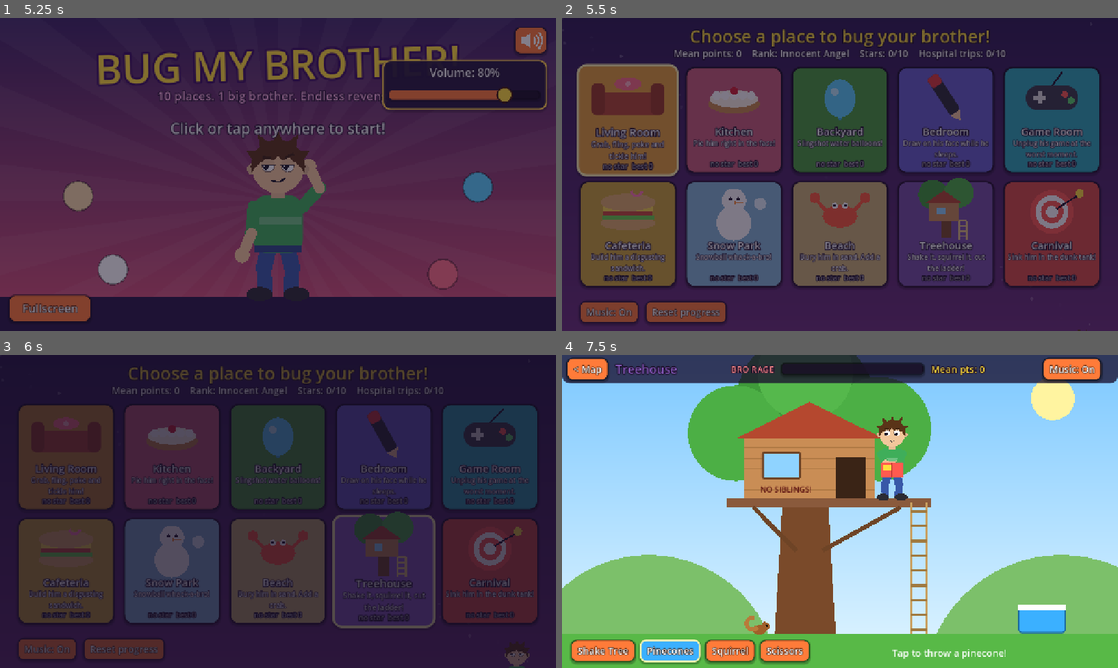
Above: before the commit, frames 1-4 (two rows, left to right).
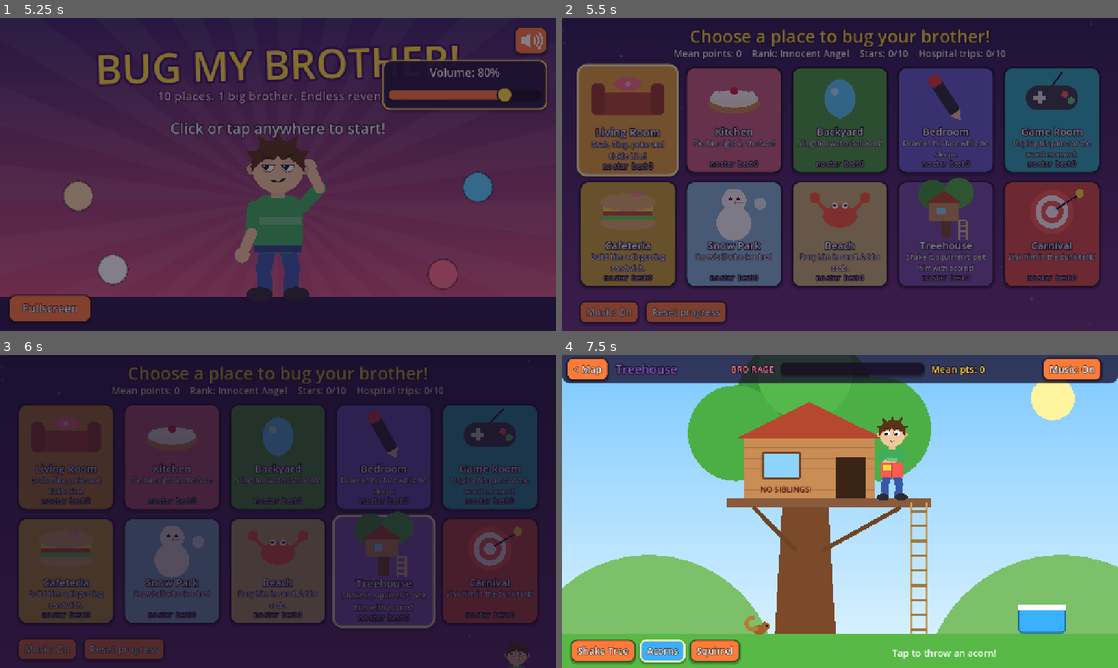
Above: after the commit, the same moments.

Repository: Username846/mean
Game: Godot game, scene res://main.tscn
Same seed, same stepped clock (60 frames per second), same inputs: the game is played once before the commit and once after it.
Inputs (mouse positions are in pixels of both pictures, inside the frame that each line leads up to):
- Up to frame 1 (5.25 s): click (528, 39) at 0.52 s; click (528, 39) at 1.27 s; click (528, 39) at 2.02 s; tap Enter every 0.75 s from 2.75 to 5 s; move the mouse to (400, 158) at 2.77 s; click (400, 158) at 2.92 s; drag from (166, 190) to (250, 237) at 3.52 s; move the mouse to (333, 105) at 4.27 s; click (333, 105) at 4.42 s; drag from (250, 237) to (111, 127) at 5.02 s
- Up to frame 2 (5.5 s): no input
- Up to frame 3 (6 s): click "Treehouse" at 5.75 s
- Up to frame 4 (7.5 s): click "Shake Tree" at 6.5 s; click (667, 652) at 7.25 s, where only the run before the commit has a clickable "Pinecones"

Frame 1 is identical in both runs. In frame 2, 0.3% of the frame differs, in the area x 62-77%, y 75-82%; in frame 3, 0.1%; in frame 4, 1.7%, in the area x 15-80%, y 90-99%.

Commit message:
Treehouse: acorns knock him off the ladder; drop scissors and tire hints
- Remove the glowing rings that hinted at tapping the ambulance tires
  (the blowout still works, it's just a secret now).
- Treehouse: remove the Scissors tool, the cut/stranded ladder states,
  and their voice line and sound. Pinecones become acorns, and an acorn
  that hits him while he's climbing up or down the ladder knocks him off
  (the broken-arm hospital trip).

Co-Authored-By: Claude Opus 5.5 <noreply@anthropic.com>
Claude-Session: https://claude.ai/code/session_01FTyWHXdj5fcVCXEKq7CAHk

Diff:
--- a/scripts/game.gd
+++ b/scripts/game.gd
@@ -14,7 +14,7 @@
 	{"id": "cafeteria", "name": "Cafeteria", "desc": "Build him a disgusting sandwich.", "col": Color("#f2c443")},
 	{"id": "snow_park", "name": "Snow Park", "desc": "Snowball whack-a-bro!", "col": Color("#9fd8ff")},
 	{"id": "beach", "name": "Beach", "desc": "Bury him in sand. Add a crab.", "col": Color("#f4d58a")},
-	{"id": "treehouse", "name": "Treehouse", "desc": "Shake it, squirrel it, cut the ladder!", "col": Color("#8a5cc2")},
+	{"id": "treehouse", "name": "Treehouse", "desc": "Shake it, squirrel it, pelt him with acorns!", "col": Color("#8a5cc2")},
 	{"id": "carnival", "name": "Carnival", "desc": "Sink him in the dunk tank!", "col": Color("#ff5a4f")},
 ]
 
--- a/scripts/hospital.gd
+++ b/scripts/hospital.gd
@@ -471,8 +471,6 @@
 		else:
 			draw_circle(a + w, 30, Color("#222"))
 			draw_circle(a + w, 12, Color("#bbb"))
-			if not crashed and phase == "street":
-				draw_arc(a + w, 38 + sin(t * 6) * 3, 0, TAU, 24, Color(1, 0.9, 0.3, 0.35), 3)
 	if crashed and absf(amb_rot) > 1.0:
 		for k in 3:
 			draw_line(a + Vector2(-150 + k * 110, -150), a + Vector2(-110 + k * 110, -90), Color("#555"), 3)
--- a/scripts/lines.gd
+++ b/scripts/lines.gd
@@ -58,7 +58,6 @@
 	"relax": ["bro", "Ahh... finally some peace and quiet."],
 	"splashed": ["bro", "Ack! SALTY!"],
 	"treehouse": ["bro", "This is MY treehouse! No little siblings allowed!"],
-	"stranded": ["bro", "HEY! How am I supposed to get down now?!"],
 	"squirrel": ["bro", "AAAH! SQUIRREL! Get it OFF me!"],
 	"snack": ["bro", "Snack time!"],
 	"comics": ["bro", "Hey! My COMICS!"],
--- a/scripts/scenes/treehouse.gd
+++ b/scripts/scenes/treehouse.gd
@@ -1,7 +1,7 @@
 extends "res://scripts/minigame.gd"
 ## Treehouse: Bro reads comics up in his treehouse and climbs down the rope
-## ladder for snacks. Shake the tree, pelt him with pinecones, send a squirrel
-## up after him, or cut the ladder (stranding him... or worse, mid-climb).
+## ladder for snacks. Shake the tree, pelt him with acorns, or send a squirrel
+## up after him. An acorn while he's on the ladder knocks him off it.
 
 const GROUND := 640.0
 const PLAT_Y := 330.0
@@ -10,17 +10,15 @@
 const COOLER_X := 1060.0
 const SQ_HOME := Vector2(455, 632)
 const SC := 0.62
-const TOOLS := [["tree_shake", "Shake Tree"], ["pinecone", "Pinecones"], ["squirrel", "Squirrel"], ["scissors", "Scissors"]]
+const TOOLS := [["tree_shake", "Shake Tree"], ["acorn", "Acorns"], ["squirrel", "Squirrel"]]
 
 var tool := "tree_shake"
 var tool_buttons := {}
-var state := "read"   # read, down, walk_out, snack, walk_back, up, stuck_top, stuck_ground, fall
+var state := "read"   # read, down, walk_out, snack, walk_back, up, fall
 var state_t := 8.0
 var tree_shake := 0.0
 var shake_cd := 0.0
-var ladder_ok := true
-var ladder_drop := 0.0
-var cones: Array = []
+var acorns: Array = []
 var sq := {"p": SQ_HOME, "mode": "idle", "t": 0.0}
 var sq_cd := 0.0
 var mouse := Vector2.ZERO
@@ -84,21 +82,18 @@
 		"tree_shake":
 			if Rect2(380, 60, 480, 590).has_point(e.position):
 				_shake_tree()
-		"pinecone":
-			cones.append({"from": Vector2(640 + randf_range(-40, 40), 760), "to": e.position, "t": 0.0})
+		"acorn":
+			acorns.append({"from": Vector2(640 + randf_range(-40, 40), 760), "to": e.position, "t": 0.0})
 			Game.sfx("throw", 0.2)
 		"squirrel":
 			_send_squirrel()
-		"scissors":
-			if ladder_ok and absf(e.position.x - LADDER_X) < 40 and e.position.y > PLAT_Y and e.position.y < GROUND:
-				_cut_ladder()
 
 
 func _shake_tree() -> void:
 	tree_shake = minf(1.5, tree_shake + 0.4)
 	Game.sfx("rustle", 0.2)
 	burst(Vector2(randf_range(420, 720), randf_range(80, 200)), 8, [Color("#3f9a3a"), Color("#6cc05a")], 200, 6, 300, 1.4)
-	if tree_shake > 0.9 and shake_cd <= 0 and state in ["read", "down", "up", "stuck_top"]:
+	if tree_shake > 0.9 and shake_cd <= 0 and state in ["read", "down", "up"]:
 		shake_cd = 1.2
 		bro.set_mood("scared", 1.2)
 		bro.flail(0.8)
@@ -119,28 +114,7 @@
 	Game.sfx("chitter", 0.1)
 
 
-func _cut_ladder() -> void:
-	Game.sfx("snip", 0.0)
-	ladder_ok = false
-	ladder_drop = 0.0
-	create_tween().tween_property(self, "ladder_drop", 1.0, 0.5).set_trans(Tween.TRANS_QUAD).set_ease(Tween.EASE_IN)
-	if _on_ladder():
-		_fall()
-	elif state == "read":
-		state = "stuck_top"
-		state_t = 7.0
-		bro.set_mood("angry")
-		bro.say("stranded")
-		add_rage(9.0, Vector2(LADDER_X, PLAT_Y - 40), "STRANDED!")
-	else:
-		state = "stuck_ground"
-		state_t = 6.0
-		bro.set_mood("angry")
-		bro.say(["ohcomeon", "stranded"].pick_random())
-		add_rage(5.0, Vector2(LADDER_X, GROUND - 120), "LOCKED OUT!")
-
-
-## Ladder cut while he's on it: he falls and breaks his arm.
+## Hit by an acorn while on the ladder: he falls off and breaks his arm.
 func _fall() -> void:
 	state = "fall"
 	bro.set_mood("scared")
@@ -158,12 +132,6 @@
 		burst(Vector2(bro.position.x, GROUND - 10), 20, [Color("#8a6a3a"), Color("#6cc05a")], 250, 6, 800, 0.8))
 
 
-func _new_ladder() -> void:
-	ladder_ok = true
-	ladder_drop = 0.0
-	Game.sfx("rustle", 0.0)
-
-
 # ------------------------------------------------------------------ update
 
 func tick(dt: float) -> void:
@@ -171,7 +139,7 @@
 	shake_cd -= dt
 	sq_cd -= dt
 	var sx := sin(time * 40) * tree_shake * 10.0
-	_update_cones(dt)
+	_update_acorns(dt)
 	_update_squirrel(dt)
 	if state == "fall":
 		return
@@ -180,7 +148,7 @@
 	match state:
 		"read":
 			bro.position = Vector2(READ_X + sx, PLAT_Y)
-			if state_t <= 0 and ladder_ok:
+			if state_t <= 0:
 				state = "down"
 				bro.position.x = LADDER_X
 		"down":
@@ -199,7 +167,7 @@
 				state = "walk_back"
 		"walk_back":
 			bro.position.x = move_toward(bro.position.x, LADDER_X, 140 * dt)
-			if bro.position.x <= LADDER_X and ladder_ok:
+			if bro.position.x <= LADDER_X:
 				state = "up"
 		"up":
 			bro.position.x = LADDER_X + sx * 0.6
@@ -208,32 +176,27 @@
 				state = "read"
 				state_t = randf_range(8.0, 12.0)
 				bro.set_mood("normal")
-		"stuck_top":
-			bro.position = Vector2(READ_X + sx, PLAT_Y)
-			if state_t <= 0:
-				_new_ladder()
-				state = "read"
-				state_t = randf_range(6.0, 9.0)
-				bro.set_mood("smug", 2.0)
-		"stuck_ground":
-			if state_t <= 0:
-				_new_ladder()
-				state = "walk_back"
-	var reading := state in ["read", "stuck_top"]
+	var reading := state == "read"
 	bro.arm_l = -0.5 if reading else (2.6 if state in ["down", "up"] else 0.25)
 	bro.arm_r = bro.arm_l
 	bro.elbow_l = -1.2 if reading else 0.3
 	bro.elbow_r = bro.elbow_l
 
 
-func _update_cones(dt: float) -> void:
-	for c in cones.duplicate():
+func _update_acorns(dt: float) -> void:
+	for c in acorns.duplicate():
 		c.t += dt / 0.38
 		if c.t < 1.0:
 			continue
-		cones.erase(c)
+		acorns.erase(c)
+		if injured:
+			continue
 		var hp := bro.head_pos()
-		if c.to.distance_to(hp) < 48 * SC + 18 and not injured:
+		var on_body := Rect2(-50, -200, 100, 200).has_point(bro.to_local(c.to))
+		if _on_ladder() and (c.to.distance_to(hp) < 48 * SC + 18 or on_body):
+			Game.sfx("bonk", 0.1)
+			_fall()
+		elif c.to.distance_to(hp) < 48 * SC + 18:
 			Game.sfx("bonk", 0.1)
 			bro.set_mood("hurt", 0.8)
 			bro.shake(0.3)
@@ -307,24 +270,20 @@
 	draw_string(ThemeDB.fallback_font, Vector2(456, 316), "NO SIBLINGS!", HORIZONTAL_ALIGNMENT_LEFT, -1, 18, Color("#5a1010"))
 	draw_set_transform(Vector2.ZERO, 0, Vector2.ONE)
 	# rope ladder
-	if ladder_ok or ladder_drop < 1.0:
-		var top := PLAT_Y + 10 + (ladder_drop * 330.0 if not ladder_ok else 0.0)
-		var bot := minf(GROUND, top + 300)
-		if top < GROUND:
-			var lx := LADDER_X + sx * 0.6
-			draw_line(Vector2(lx - 18, top), Vector2(lx - 18, bot), Color("#c9a060"), 4)
-			draw_line(Vector2(lx + 18, top), Vector2(lx + 18, bot), Color("#c9a060"), 4)
-			var y := top + 20
-			while y < bot:
-				draw_line(Vector2(lx - 18, y), Vector2(lx + 18, y), Color("#a07a40"), 6)
-				y += 34
-	if not ladder_ok and ladder_drop >= 1.0:
-		draw_line(Vector2(LADDER_X - 30, GROUND - 4), Vector2(LADDER_X + 80, GROUND - 10), Color("#c9a060"), 6)
+	var top := PLAT_Y + 10
+	var bot := minf(GROUND, top + 300)
+	var lx := LADDER_X + sx * 0.6
+	draw_line(Vector2(lx - 18, top), Vector2(lx - 18, bot), Color("#c9a060"), 4)
+	draw_line(Vector2(lx + 18, top), Vector2(lx + 18, bot), Color("#c9a060"), 4)
+	var y := top + 20
+	while y < bot:
+		draw_line(Vector2(lx - 18, y), Vector2(lx + 18, y), Color("#a07a40"), 6)
+		y += 34
 
 
 func _foreground(ci: CanvasItem) -> void:
 	# comic book in his hands
-	if state in ["read", "stuck_top"] and not injured:
+	if state == "read" and not injured:
 		var c := bro.position + Vector2(0, -105 * SC)
 		FX.rounded_rect(ci, Rect2(c + Vector2(-26, -18), Vector2(52, 34)), Color("#ff5a4f"), 3)
 		ci.draw_rect(Rect2(c + Vector2(-20, -12), Vector2(18, 12)), Color("#ffde3b"))
@@ -338,17 +297,16 @@
 	ci.draw_circle(p + Vector2(10, -16), 3, Color("#a0602a"))
 	if sq.mode == "idle" and tool == "squirrel":
 		ci.draw_arc(p, 30 + sin(time * 6) * 3, 0, TAU, 24, Color(1, 0.9, 0.3, 0.8), 3)
-	# pinecones
-	for c in cones:
+	# acorns: brown nut under a darker cap with a little stem
+	for c in acorns:
 		var t: float = c.t
 		var q: Vector2 = (c.from as Vector2).lerp(c.to, t) + Vector2(0, -sin(t * PI) * 120)
-		ci.draw_colored_polygon(FX.ellipse(q, lerpf(16, 9, t), lerpf(22, 12, t)), Color("#8a5a2a"))
-		ci.draw_line(q + Vector2(-6, -4), q + Vector2(6, 4), Color("#5a3a1a"), 2)
-	# scissors highlight on the ladder
-	if tool == "scissors" and ladder_ok:
-		ci.draw_rect(Rect2(LADDER_X - 30, PLAT_Y + 10, 60, GROUND - PLAT_Y - 10), Color(1, 0.9, 0.3, 0.12 + 0.08 * sin(time * 5)))
-	var tip := {"tree_shake": "Tap the tree to shake it!", "pinecone": "Tap to throw a pinecone!",
-		"squirrel": "Tap to send the squirrel after him!", "scissors": "Tap the rope ladder to cut it!"}
+		var k := lerpf(1.6, 0.9, t)
+		ci.draw_colored_polygon(FX.ellipse(q + Vector2(0, 3 * k), 8 * k, 10 * k), Color("#b9772f"))
+		ci.draw_colored_polygon(FX.ellipse(q + Vector2(0, -5 * k), 10 * k, 6 * k), Color("#6e4a24"))
+		ci.draw_line(q + Vector2(0, -10 * k), q + Vector2(2 * k, -15 * k), Color("#4a3018"), 2)
+	var tip := {"tree_shake": "Tap the tree to shake it!", "acorn": "Tap to throw an acorn!",
+		"squirrel": "Tap to send the squirrel after him!"}
 	ci.draw_string(ThemeDB.fallback_font, Vector2(760, 694), tip[tool], HORIZONTAL_ALIGNMENT_LEFT, -1, 22, Color.WHITE)
 
 
@@ -360,7 +318,7 @@
 func debug_injure() -> void:
 	state = "down"
 	bro.position = Vector2(LADDER_X, 470)
-	_cut_ladder()
+	_fall()
 
 
 func on_blasted(p: Vector2) -> void:
Not shown, removed: assets/sfx/snip.ogg.import
Not shown, removed: assets/voice/stranded.ogg.import
Not shown, changed: README.md
Not shown, removed: assets/sfx/snip.ogg
Not shown, removed: assets/voice/stranded.ogg
Not shown, changed: docs/index.html
Not shown, changed: docs/index.pck
Not shown, changed: tools/gen_sfx.py
Not shown, changed: tools/gen_voices.py
